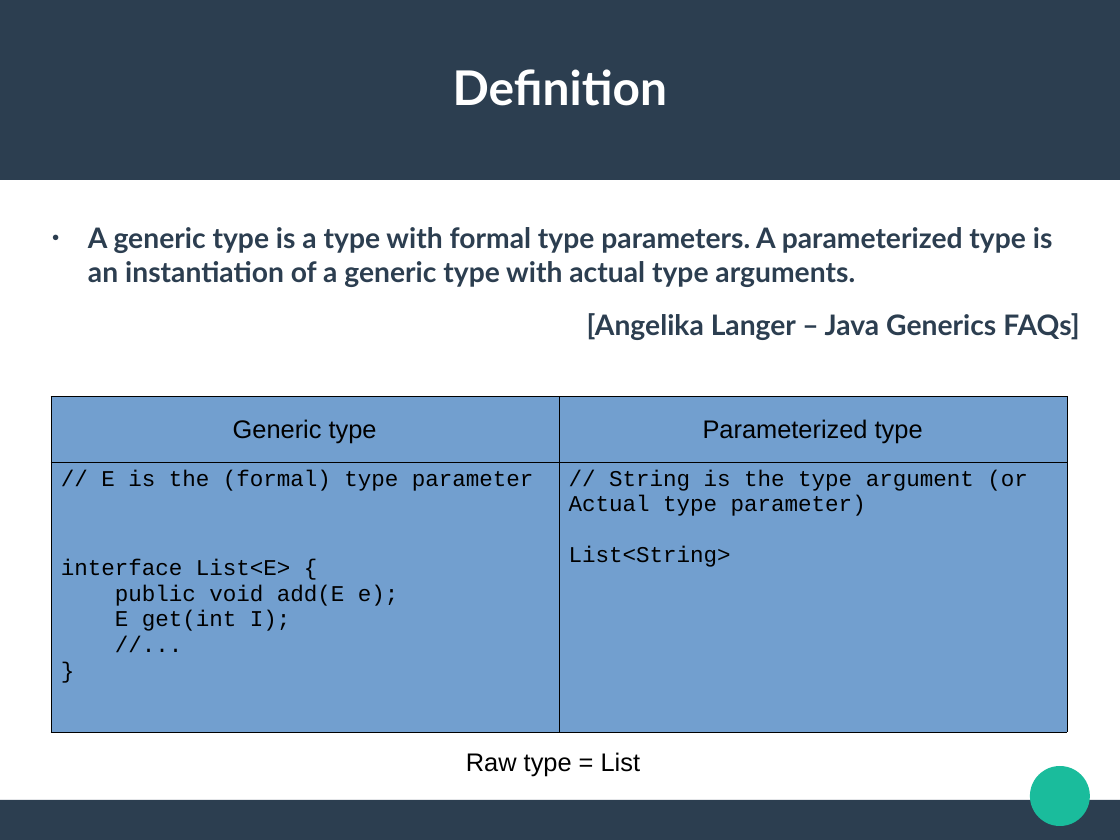
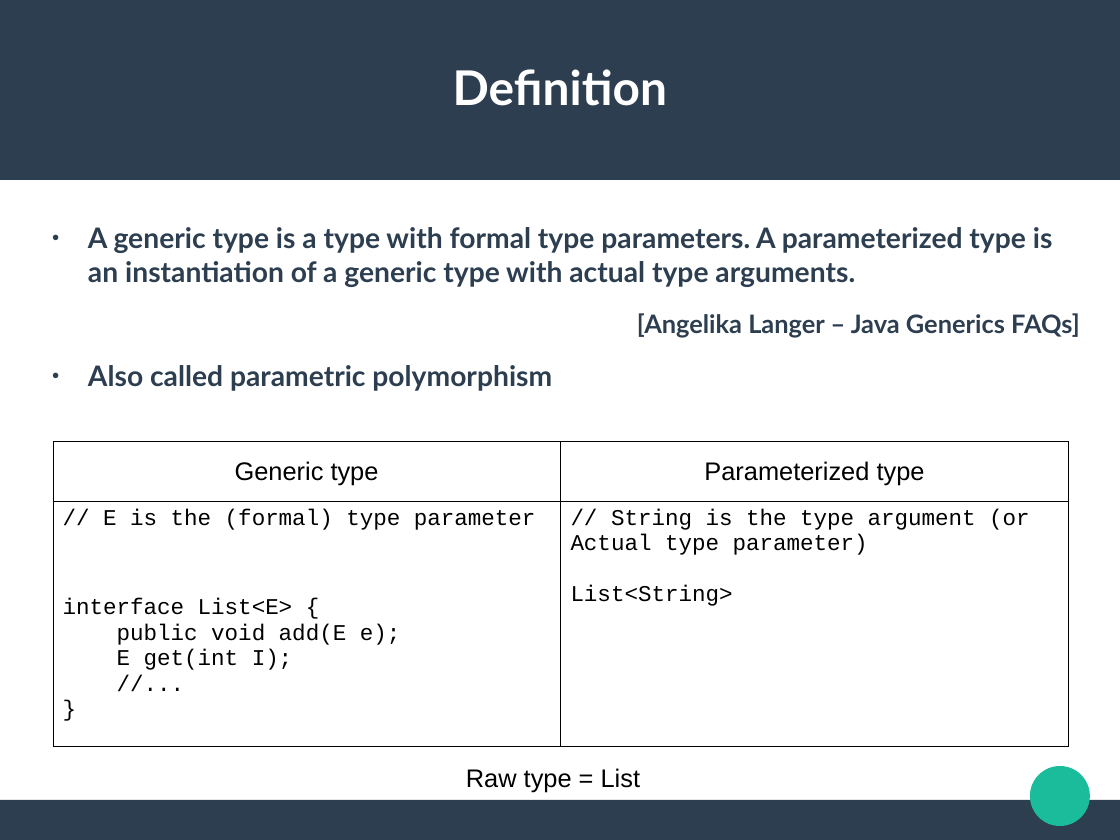
Before and after one commit to jldelarbre/lectureNotes, a slide deck: slide 2 of Slides/specialIssues/si1/ParameterizedTypes.odp. Drawn at 1120x840 pixels with LibreOffice and Linux fonts; fonts in the diff are those of the drawing. Boxes give left, top, right and bottom in pixels: in the first picture for what was removed or moved away, otherwise in the second. Text is boxed around its words. In the diff, an @@ line names an element or a change of style, - is before the commit and + after.

Commit message:
Finish to complete generic course

```diff
--- a/Slides/specialIssues/si1/ParameterizedTypes.odp
+++ b/Slides/specialIssues/si1/ParameterizedTypes.odp
@@ text at (637,313,1080,337): size 20 to 18 pt in "[Angelika Langer – Java Generics FAQs]" @@
@@ text at (88,365,552,391): paragraph added @@
+● Also called parametric polymorphism
@@ table at (53,441,1069,746) @@
@@ fill #729FCF to #FFFFFF in 4 cells @@
@@ table: place and size @@
-table at (51,396,1067,733)
+table at (53,441,1069,746)
@@ text "Raw type = List": place and size @@
-text "Raw type = List" at (466,752,640,776)
+text "Raw type = List" at (466,768,640,792)
```
Also in this commit, not shown: 9 other slides changed, 5 slides added, 8 other files.
